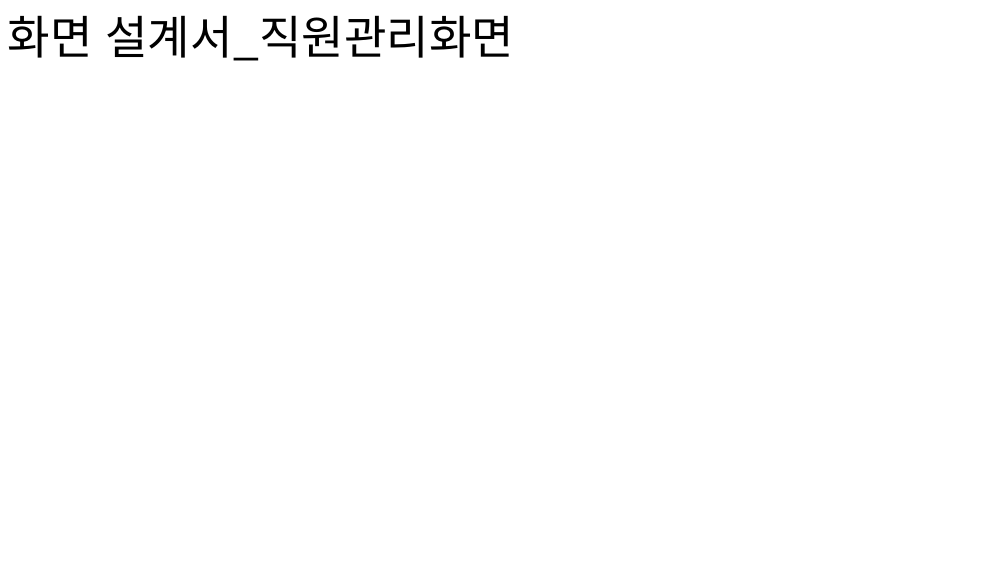
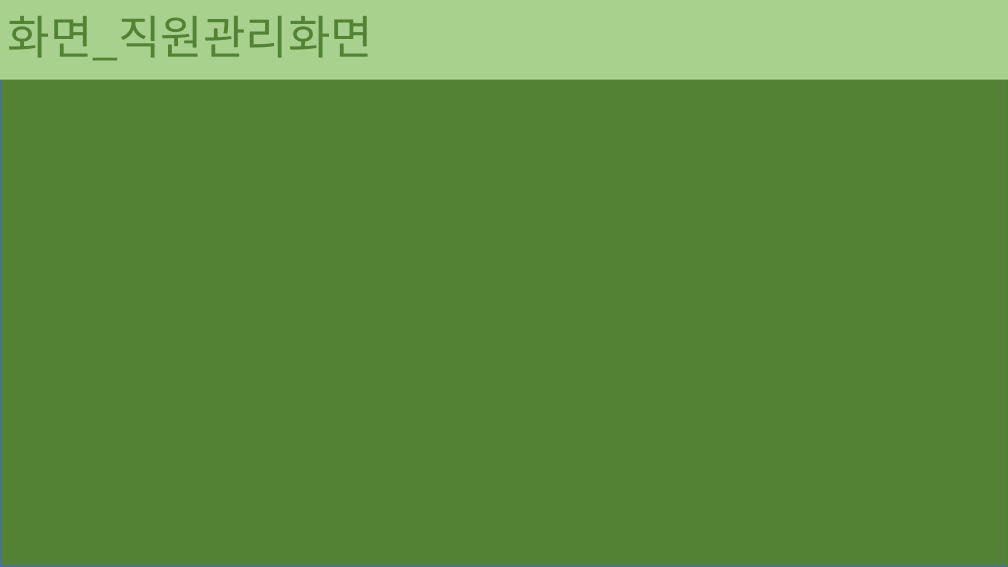
Before and after one commit to 201411096/JavaBasic, a slide deck: slide 19 of JavaBasic/src/t_teamproject/teamproject_02/document/forSubmission/포트폴리오.pptx (slide 8 before the commit). Drawn at 1008x567 pixels with LibreOffice and Linux fonts; fonts in the diff are those of the drawing; background and template pictures are left out. Boxes give left, top, right and bottom in pixels: in the first picture for what was removed or moved away, otherwise in the second. Text is boxed around its words. In the diff, an @@ line names an element or a change of style, - is before the commit and + after.

```diff
--- a/JavaBasic/src/t_teamproject/teamproject_02/document/forSubmission/포트폴리오.pptx
+++ b/JavaBasic/src/t_teamproject/teamproject_02/document/forSubmission/포트폴리오.pptx
@@ title "화면_직원관리화면" resized from (x1=8, y1=15, x2=514, y2=61) to (x1=0, y1=0, x2=1008, y2=79) @@
@@ title "화면_직원관리화면" at (x1=0, y1=0, x2=1008, y2=79): fill none to #A9D18E @@
@@ rectangle added at (x1=0, y1=0, x2=1008, y2=567), fill #548235, outline #43739E 1 pt @@
@@ title at (x1=8, y1=16, x2=374, y2=61): text changed; text colour #000000 to #548235 @@
-화면 설계서_직원관리화면
+화면_직원관리화면
```
Also in this commit, not shown: 13 other slides changed, 5 slides added, 2 slides removed, 3 other files.
